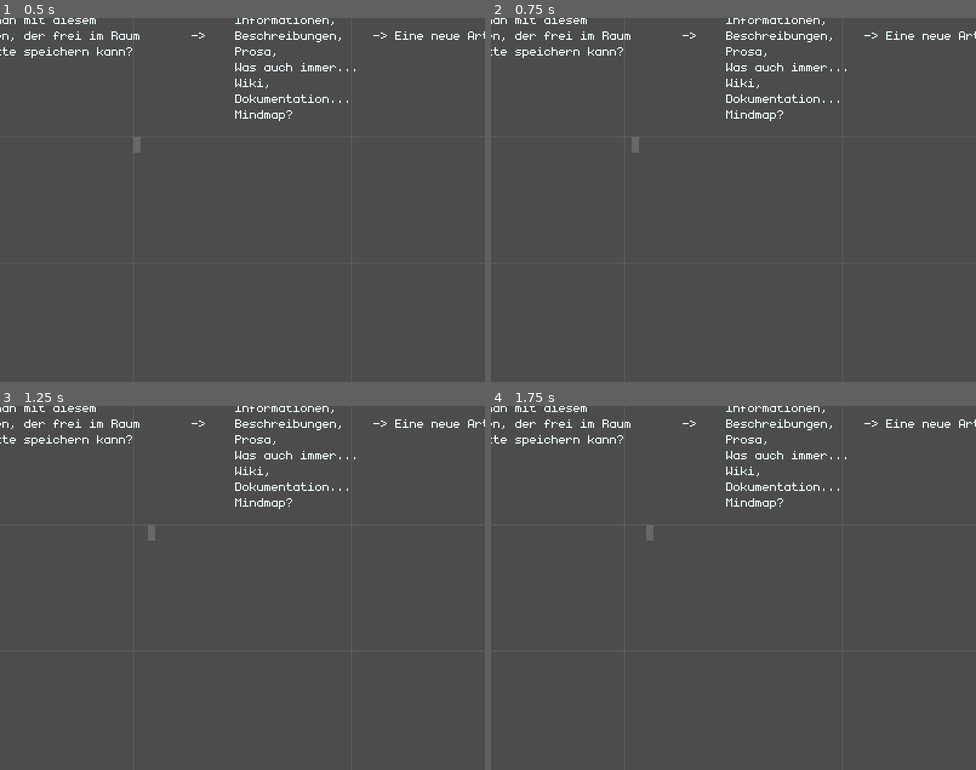
Above: before the commit, frames 1-4 (two rows, left to right).
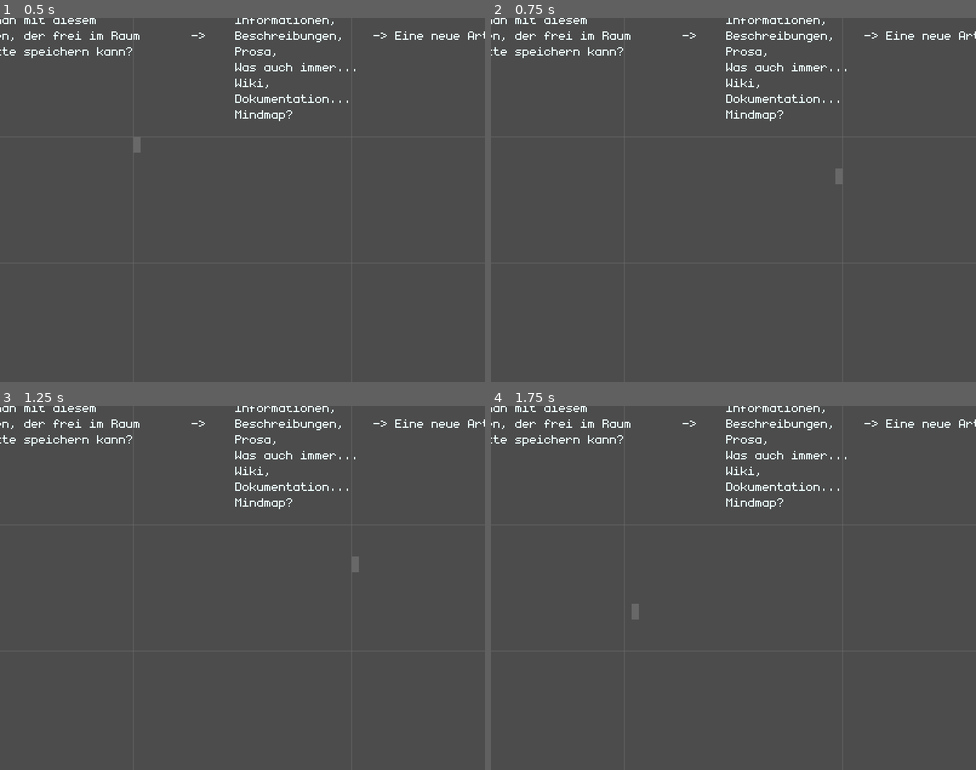
Above: after the commit, the same moments.

Repository: slapslash/TextMap
Game: Godot game, scene res://TextMap.tscn
Same seed, same stepped clock (60 frames per second), same inputs: the game is played once before the commit and once after it.
Inputs (mouse positions are in pixels of both pictures, inside the frame that each line leads up to):
- Up to frame 1 (0.5 s): no input
- Up to frame 2 (0.75 s): tap Enter at 0.5, 0.6 s; move the mouse to (840, 181) at 0.52 s; hold Right from 0.53 s (still down); click (840, 181) at 0.67 s
- Up to frame 3 (1.25 s): keep holding Right; tap Space at 0.77 s
- Up to frame 4 (1.75 s): release Right at 1.25 s; tap Space at 1.25 s; drag from (636, 606) to (709, 660) at 1.27 s

Frame 1 is identical in both runs. In frame 2, 0.1% of the frame differs, in the area x 29-73%, y 32-46%; in frame 3, 0.1%; in frame 4, 0.1%, in the area x 29-34%, y 32-59%.
Error before the commit: Invalid call. Nonexistent function 'get_cell_from_mouse_pos' in base 'Node2D (Global.gd)'. (res://Inputs.gd:15)

Commit message:
move get_cell_from_mouse_pos to Global script.

Diff:
--- a/Global.gd
+++ b/Global.gd
@@ -118,6 +118,17 @@
 				# Found a two spaced gap, can stop now.
 				break
 	return former
+
+func get_cell_from_mouse_pos() -> Vector2:
+	"""
+	Get the current cell from the global mouse position.
+	The approximation of which is the current cell
+	is based on the custom cursor and its extends.
+	"""
+	var mpos = get_global_mouse_position()
+	var x = round((mpos.x - Global.cell_size.x / 2) / Global.cell_size.x)
+	var y = round((mpos.y - Global.cell_size.y / 2) / Global.cell_size.y)
+	return	Vector2(x, y)
 
 func _draw():
 	"""
